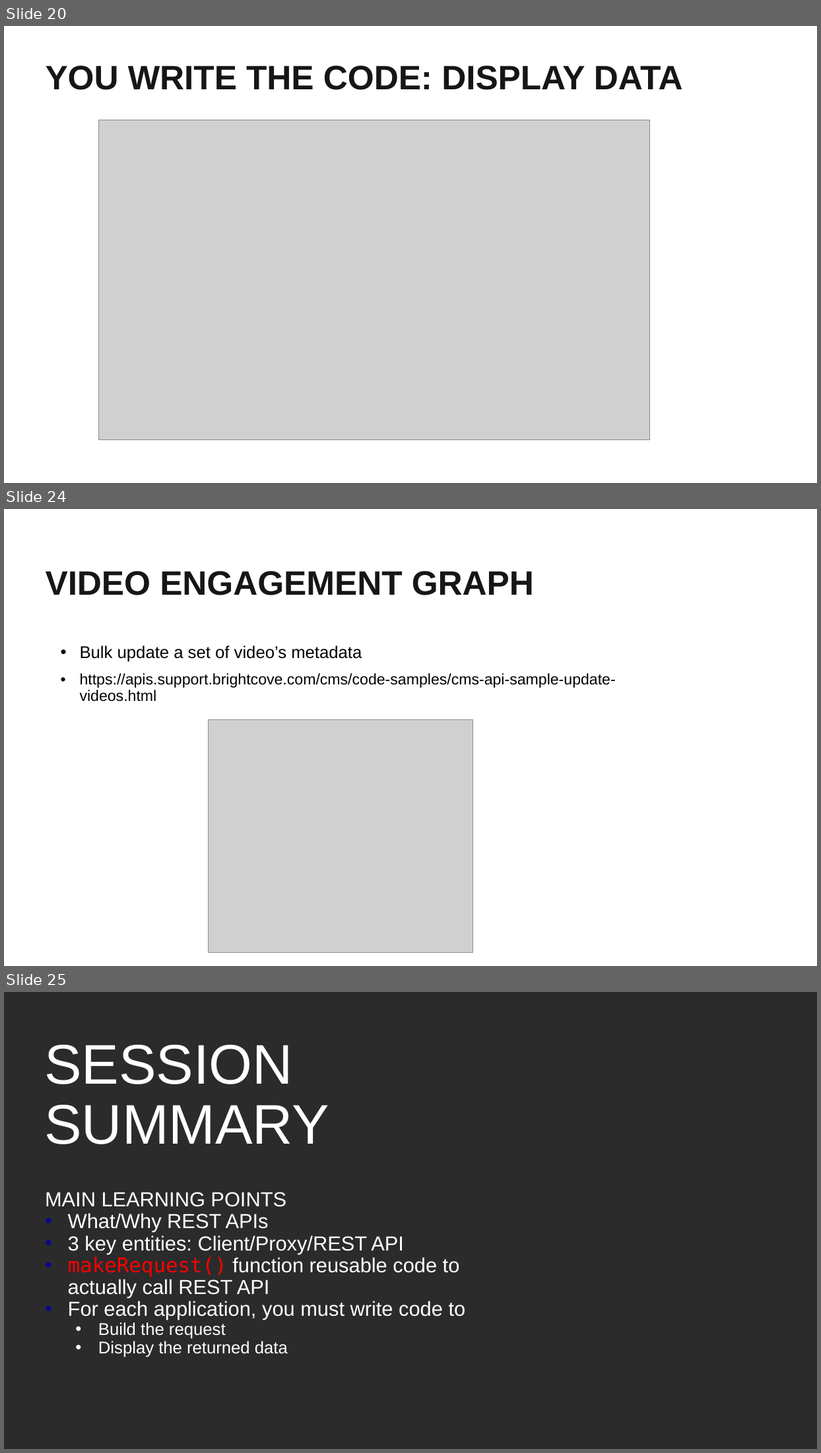
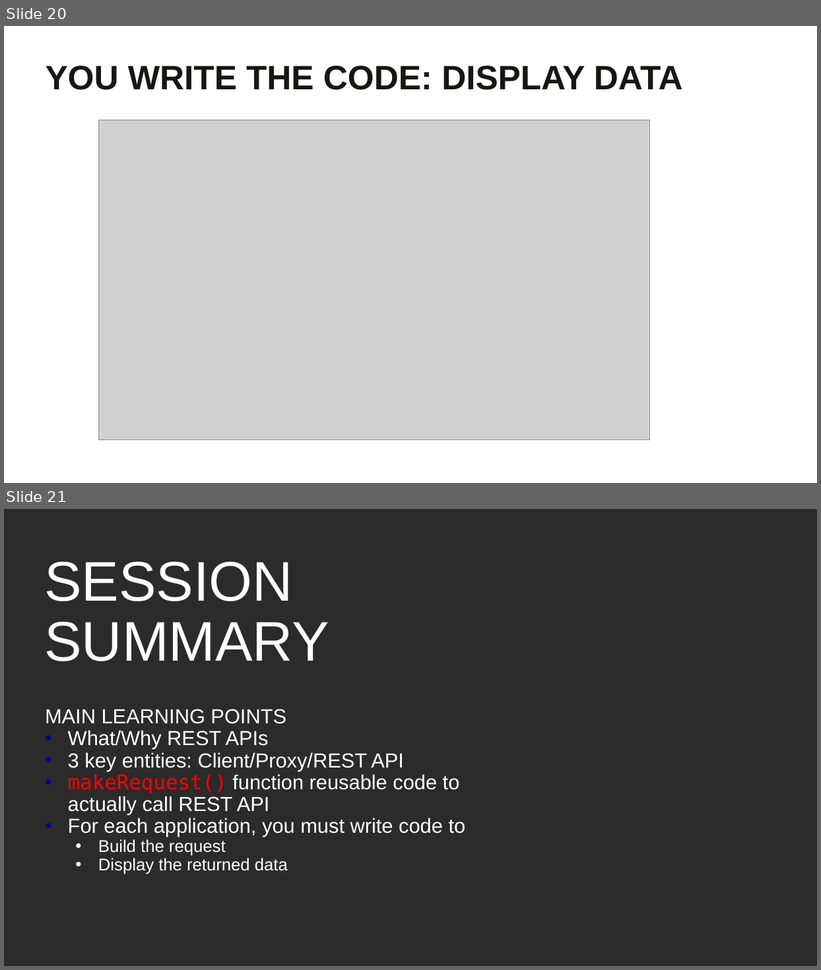
Before and after one commit to BrightcoveLearning/BCL-LearningSamples, a slide deck: PLAYTV2020/matt-boles-rest-api-intro.pptx. Shown one above the other, each under a label of ours: slides 20, 24 and 25 before the commit, slides 20 and 21 after it; the slides between them are not shown. The pictures are 821x1453 and 821x970 pixels, drawn with LibreOffice and Linux fonts; fonts in the diff are those of the drawing; grey boxes stand for pictures; background and template pictures are left out; a plain dark background stands for a picture behind light text. Boxes give left, top, right and bottom in pixels: in the first picture for what was removed or moved away, otherwise in the second. Text is boxed around its words. In the diff, an @@ line names an element or a change of style, - is before the commit and + after.

```diff
--- a/PLAYTV2020/matt-boles-rest-api-intro.pptx
+++ b/PLAYTV2020/matt-boles-rest-api-intro.pptx
@@ slide 24 removed at (4, 509, 817, 966), background #FFFFFF @@
@@ text removed at (46, 571, 534, 595) @@
-VIDEO ENGAGEMENT GRAPH
@@ text removed at (80, 646, 616, 702) @@
-• Bulk update a set of video’s metadata
-• https://apis.support.brightcove.com/cms/code-samples/cms-api-sample-update-videos.html
@@ picture removed at (209, 720, 473, 953) @@
@@ what was slide 25 is now slide 21 @@
```
Also in this commit, not shown: 1 slide changed, 3 other slides removed, 5 other files.
